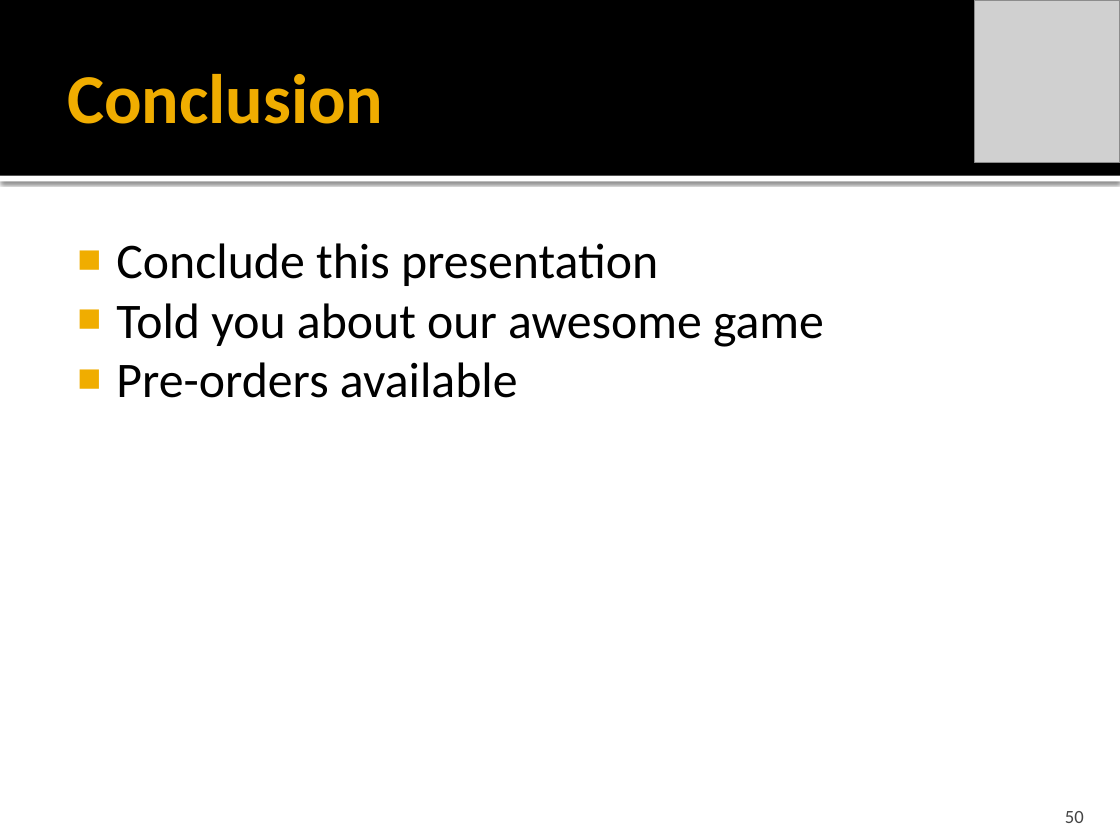
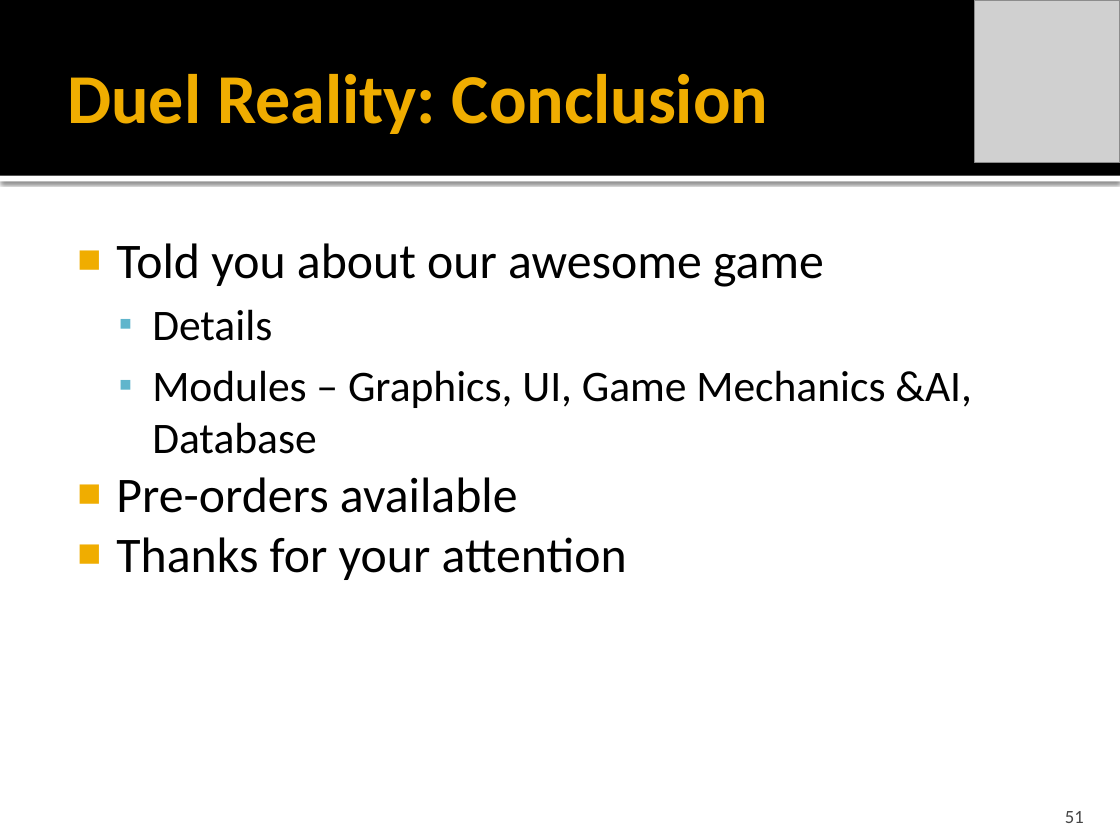
Before and after one commit to idxExtropy/duel-reality, a slide deck: slide 51 of Docs/DUEL REALITY .pptx (slide 50 before the commit). Drawn at 1120x840 pixels with LibreOffice and Linux fonts; fonts in the diff are those of the drawing; grey boxes stand for pictures. Boxes give left, top, right and bottom in pixels: in the first picture for what was removed or moved away, otherwise in the second. Text is boxed around its words. In the diff, an @@ line names an element or a change of style, - is before the commit and + after.

Commit message:
finished overview / game mechanics

```diff
--- a/Docs/DUEL REALITY .pptx
+++ b/Docs/DUEL REALITY .pptx
@@ title at bbox=[67, 74, 768, 134]: text changed @@
-Conclusion
+Duel Reality: Conclusion
@@ text at bbox=[116, 243, 658, 286]: paragraph removed @@
-■ Conclude this presentation
@@ text at bbox=[152, 309, 972, 454]: paragraphs added @@
+  ▪ Details
+  ▪ Modules – Graphics, UI, Game Mechanics &AI, Database
@@ text at bbox=[116, 537, 627, 580]: paragraph added @@
+■ Thanks for your attention
@@ page number at bbox=[1065, 811, 1084, 823]: text changed @@
-50
+51
```
Also in this commit, not shown: 8 other slides changed, 2 slides added, 1 slide removed.
